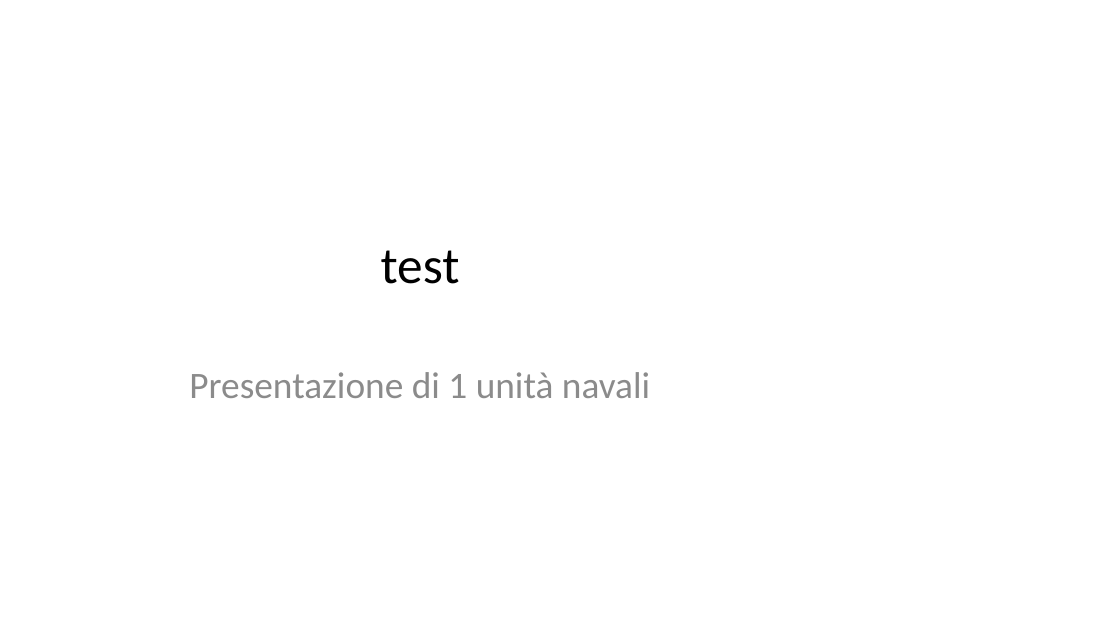
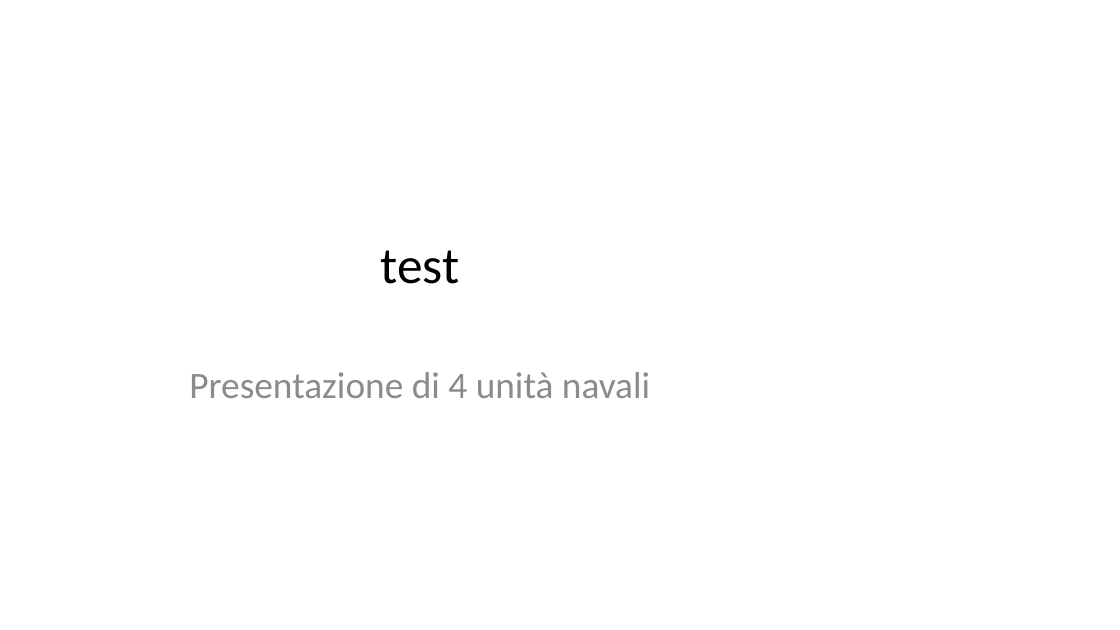
Before and after one commit to ethan0sc4r/schede_uunn, a slide deck: slide 1 of backend/data/exports/test_presentation.pptx. Drawn at 1120x630 pixels with LibreOffice and Linux fonts; fonts in the diff are those of the drawing. Boxes give left, top, right and bottom in pixels: in the first picture for what was removed or moved away, otherwise in the second. Text is boxed around its words. In the diff, an @@ line names an element or a change of style, - is before the commit and + after.

```diff
--- a/backend/data/exports/test_presentation.pptx
+++ b/backend/data/exports/test_presentation.pptx
@@ subtitle at (189,372,650,398): text changed @@
-Presentazione di 1 unità navali
+Presentazione di 4 unità navali
```
Also in this commit, not shown: 4 slides added, 1 slide removed, 20 other files.
